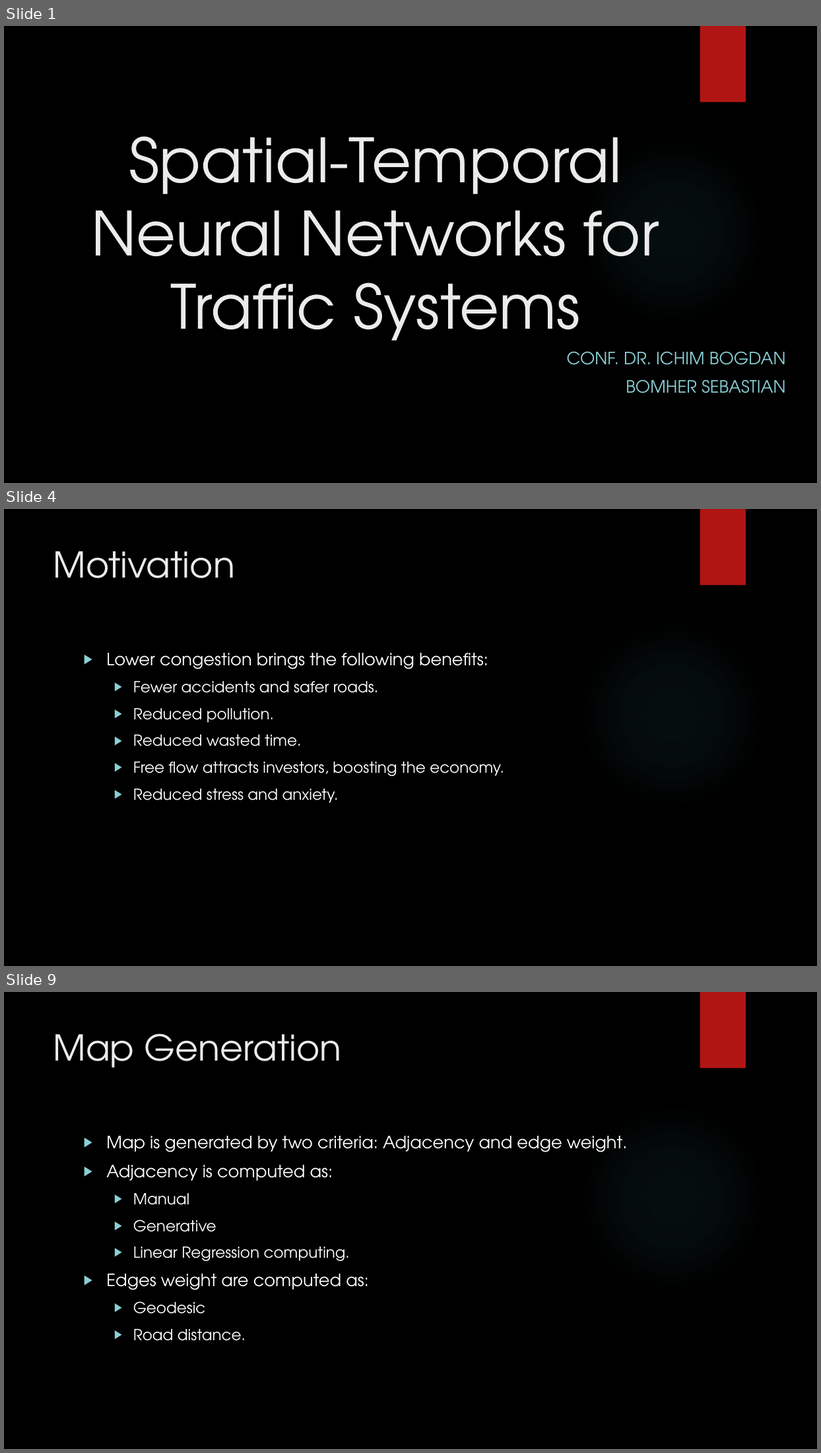
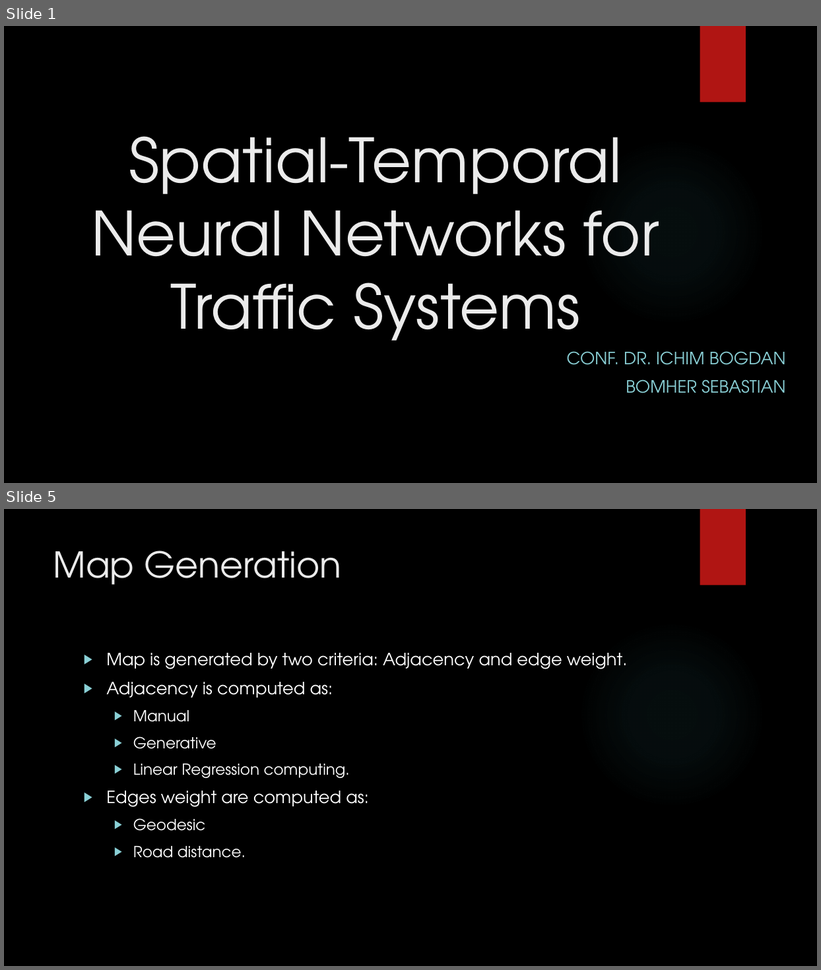
Before and after one commit to SebiBomher/Dissertation-GNN, a slide deck: Presentation.pptx. Shown one above the other, each under a label of ours: slides 1, 4 and 9 before the commit, slides 1 and 5 after it; the slides between them are not shown. The pictures are 821x1453 and 821x970 pixels, drawn with LibreOffice and Linux fonts; fonts in the diff are those of the drawing; background and template pictures are left out. Boxes give left, top, right and bottom in pixels: in the first picture for what was removed or moved away, otherwise in the second. Text is boxed around its words. In the diff, an @@ line names an element or a change of style, - is before the commit and + after.

```diff
--- a/Presentation.pptx
+++ b/Presentation.pptx
@@ slide 4 removed at box(4, 509, 817, 966), background picture (left out); not listed: 2 template elements that a slide beside it also shows @@
@@ title removed at box(54, 551, 235, 578) @@
-Motivation
@@ text removed at box(106, 653, 504, 803) @@
-▶ Lower congestion brings the following benefits:
-  ▶ Fewer accidents and safer roads.
-  ▶ Reduced pollution.
-  ▶ Reduced wasted time.
-  ▶ Free flow attracts investors, boosting the economy.
-  ▶ Reduced stress and anxiety.
@@ what was slide 9 is now slide 5 @@
```
Also in this commit, not shown: 3 slides changed, 1 slide added, 3 other slides removed.
